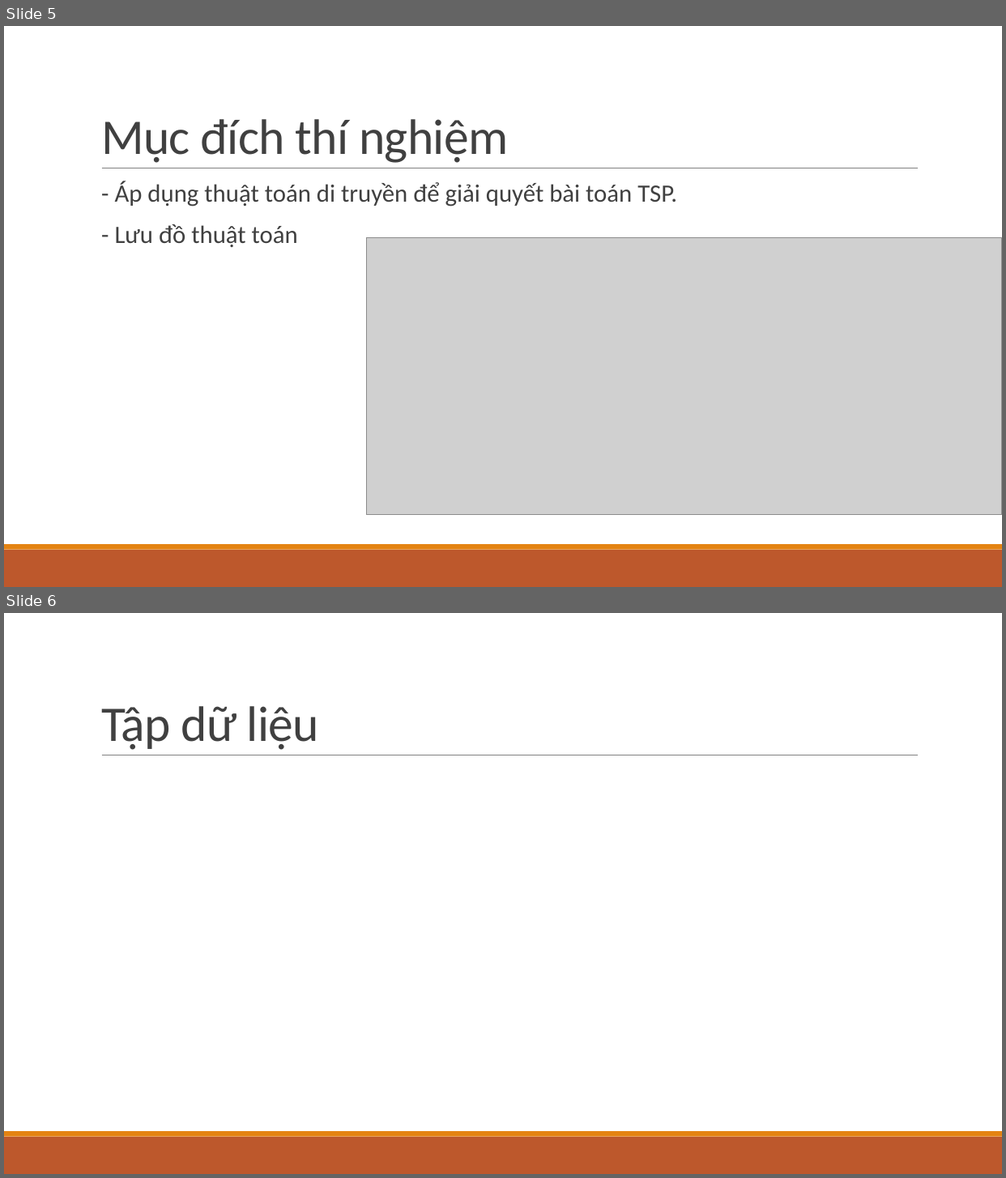
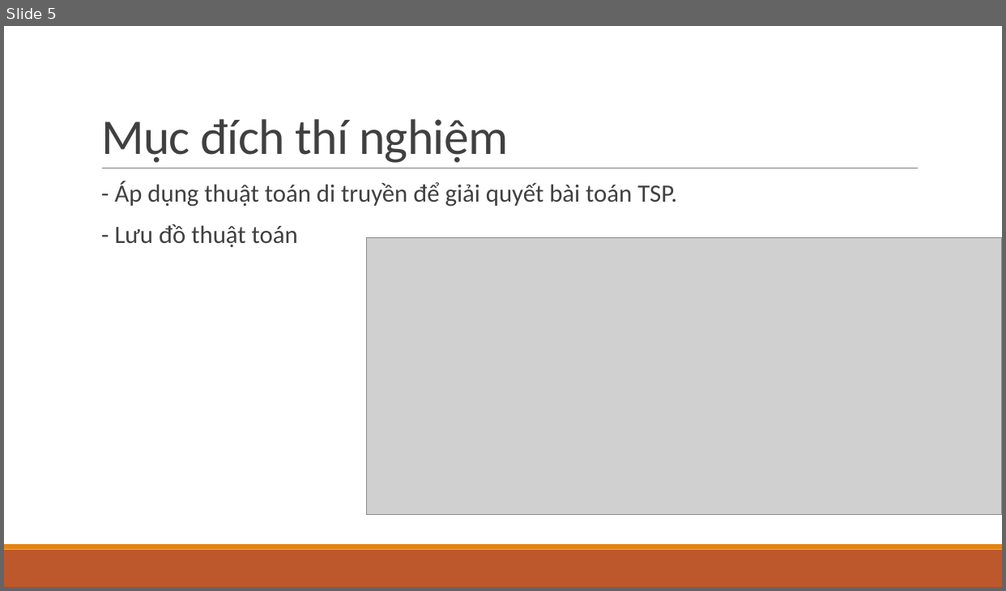
Before and after one commit to nmq443/Midterm, a slide deck: Tối ưu hóa.pptx. Shown one above the other, each under a label of ours: slides 5 and 6 before the commit, slide 5 after it. The pictures are 1006x1178 and 1006x591 pixels, drawn with LibreOffice and Linux fonts; fonts in the diff are those of the drawing; grey boxes stand for pictures. Boxes give left, top, right and bottom in pixels: in the first picture for what was removed or moved away, otherwise in the second. Text is boxed around its words. In the diff, an @@ line names an element or a change of style, - is before the commit and + after.

```diff
--- a/Tối ưu hóa.pptx
+++ b/Tối ưu hóa.pptx
@@ slide 6 removed at <box>4,613,1002,1174</box>, background #FFFFFF; not listed: 3 template elements that a slide beside it also shows @@
@@ title removed at <box>101,706,319,750</box> @@
-Tập dữ liệu
```
Also in this commit, not shown: 1 slide changed, 1 slide added, 1 other file.
